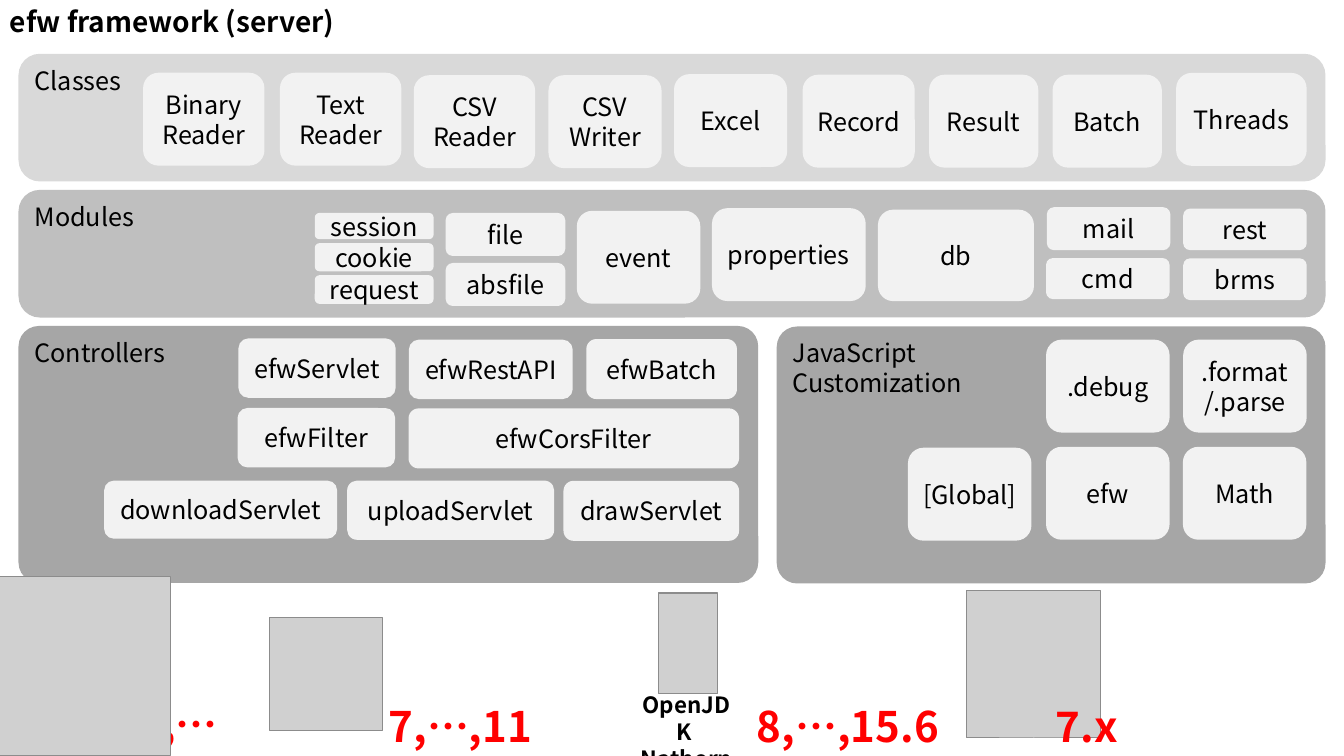
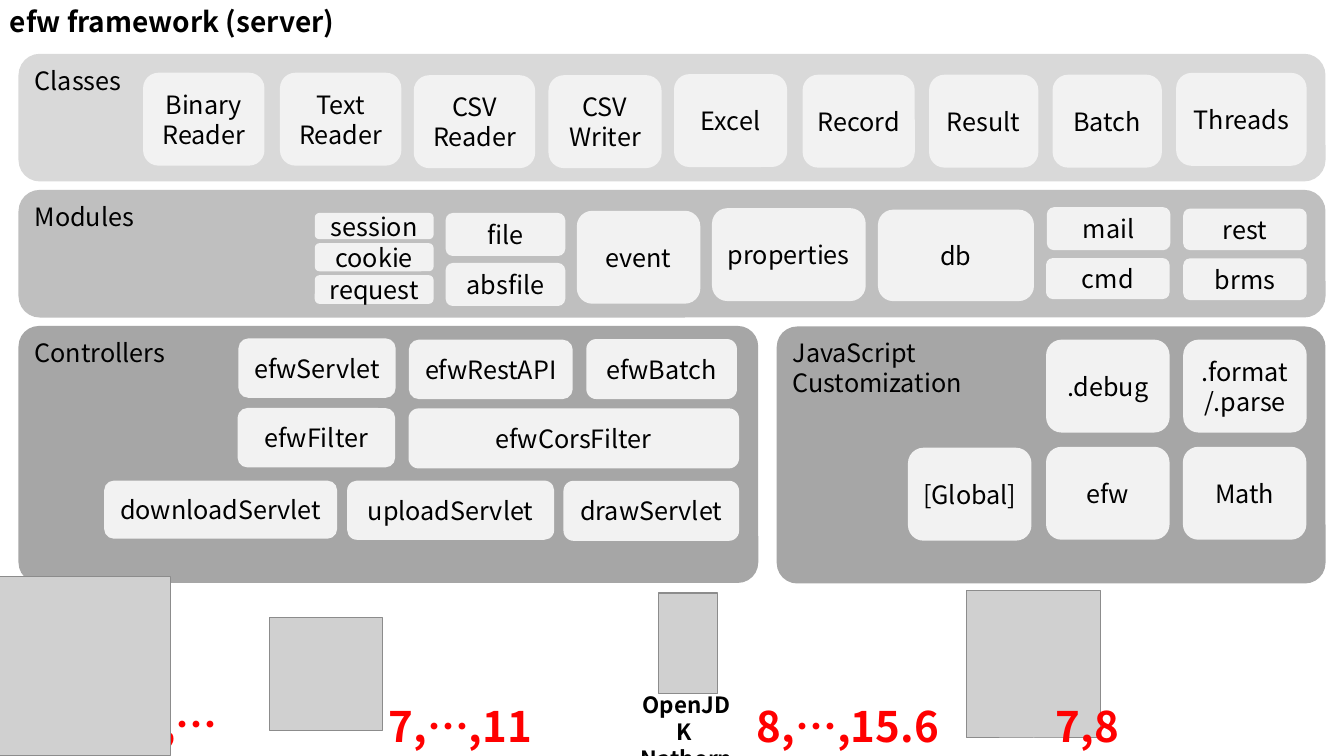
Before and after one commit to efwGrp/efw4.X, a slide deck: slide 3 of docs/img/画像作成用.pptx. Drawn at 1344x756 pixels with LibreOffice and Linux fonts; fonts in the diff are those of the drawing; grey boxes stand for pictures. Boxes give left, top, right and bottom in pixels: in the first picture for what was removed or moved away, otherwise in the second. Text is boxed around its words. In the diff, an @@ line names an element or a change of style, - is before the commit and + after.

```diff
--- a/docs/img/画像作成用.pptx
+++ b/docs/img/画像作成用.pptx
@@ text at (1056, 699, 1119, 752): text changed @@
-7.x
+7,8
```
Also in this commit, not shown: 2 other files.
